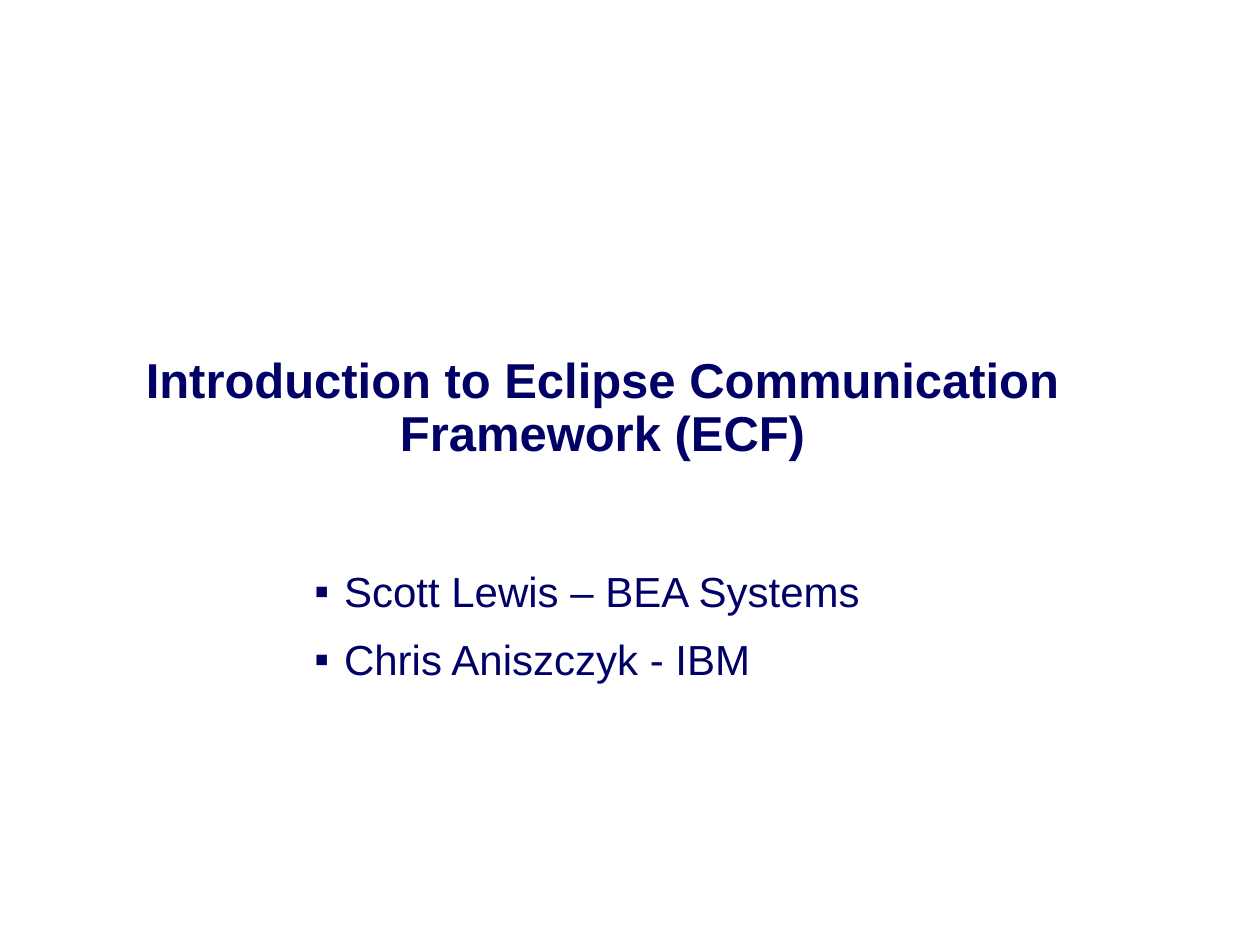
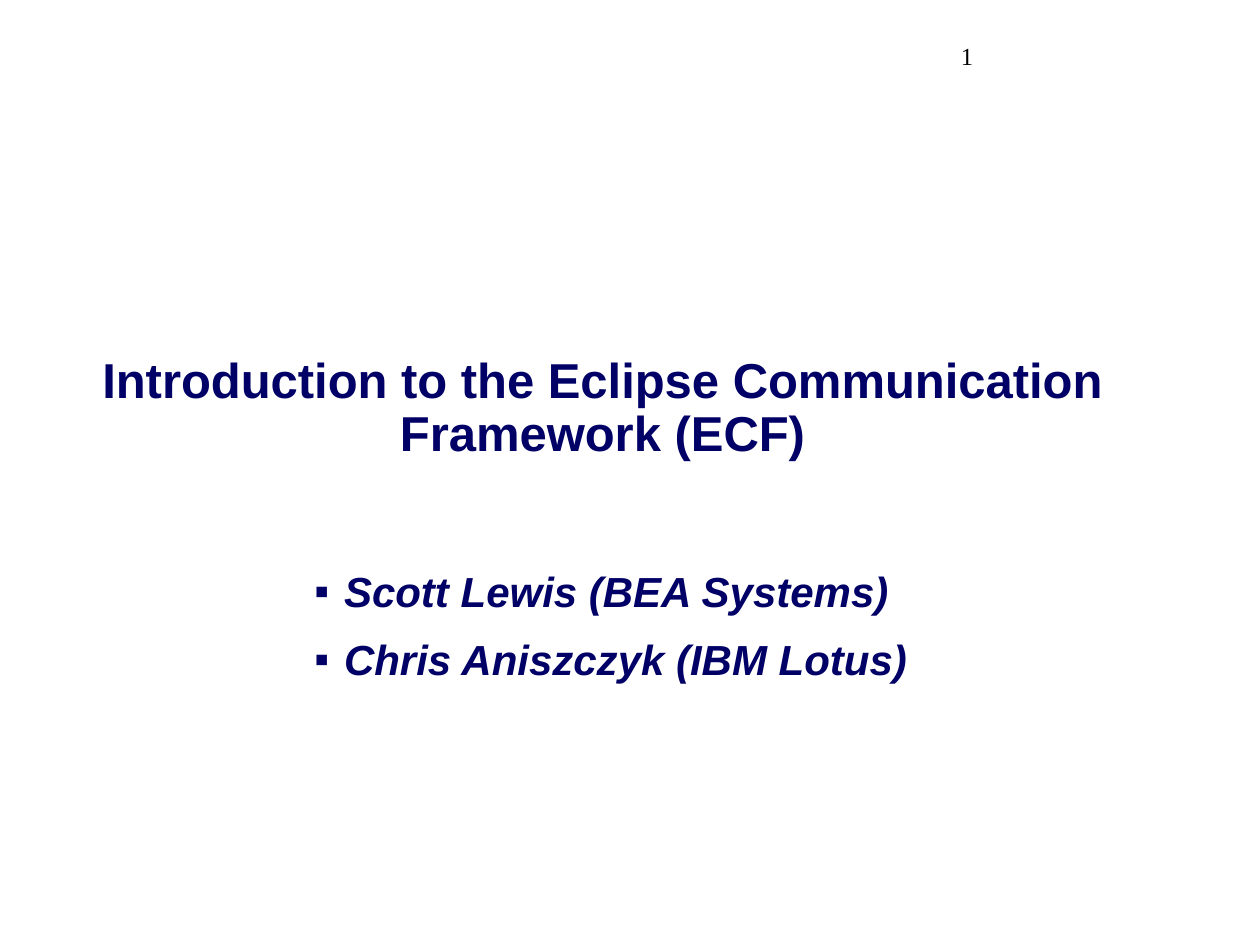
Before and after one commit to eclipse/ecf, a slide deck: slide 1 of doc/tutorials/Webinars/7.31.2007/ECF_Webinar_7.31.2007.odp. Drawn at 1260x945 pixels with LibreOffice and Linux fonts; fonts in the diff are those of the drawing; background and template pictures are left out. Boxes give left, top, right and bottom in pixels: in the first picture for what was removed or moved away, otherwise in the second. Text is boxed around its words. In the diff, an @@ line names an element or a change of style, - is before the commit and + after.

```diff
--- a/doc/tutorials/Webinars/7.31.2007/ECF_Webinar_7.31.2007.odp
+++ b/doc/tutorials/Webinars/7.31.2007/ECF_Webinar_7.31.2007.odp
@@ page number at (x1=961, y1=49, x2=973, y2=65): text colour #FFFFFF to #000000 @@
@@ title at (x1=102, y1=362, x2=1103, y2=461): text changed @@
-Introduction to Eclipse Communication Framework (ECF)
+Introduction to the Eclipse Communication Framework (ECF)
@@ subtitle at (x1=344, y1=576, x2=907, y2=684): text changed; bold on; italic on @@
-  ▪ Scott Lewis – BEA Systems
-  ▪ Chris Aniszczyk - IBM
+  ▪ Scott Lewis (BEA Systems)
+  ▪ Chris Aniszczyk (IBM Lotus)
```
Also in this commit, not shown: 19 other slides changed, 3 slides added.
